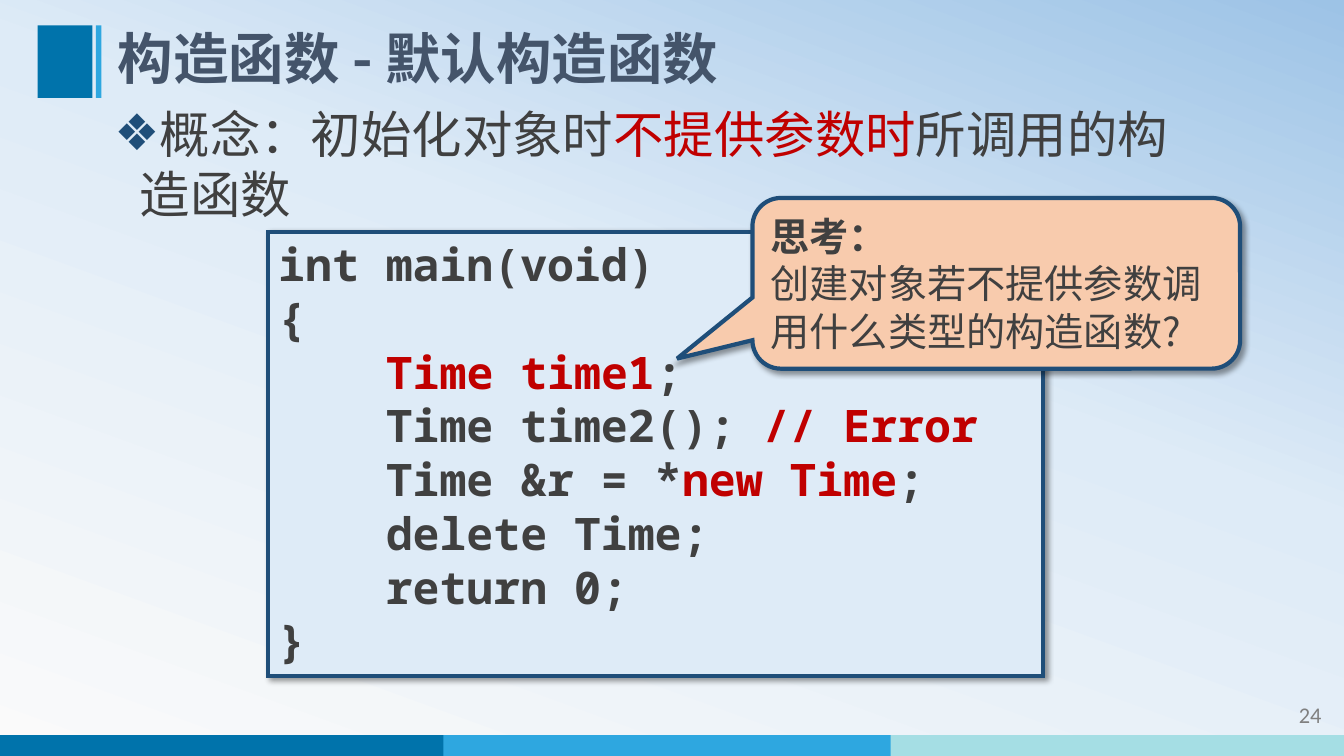
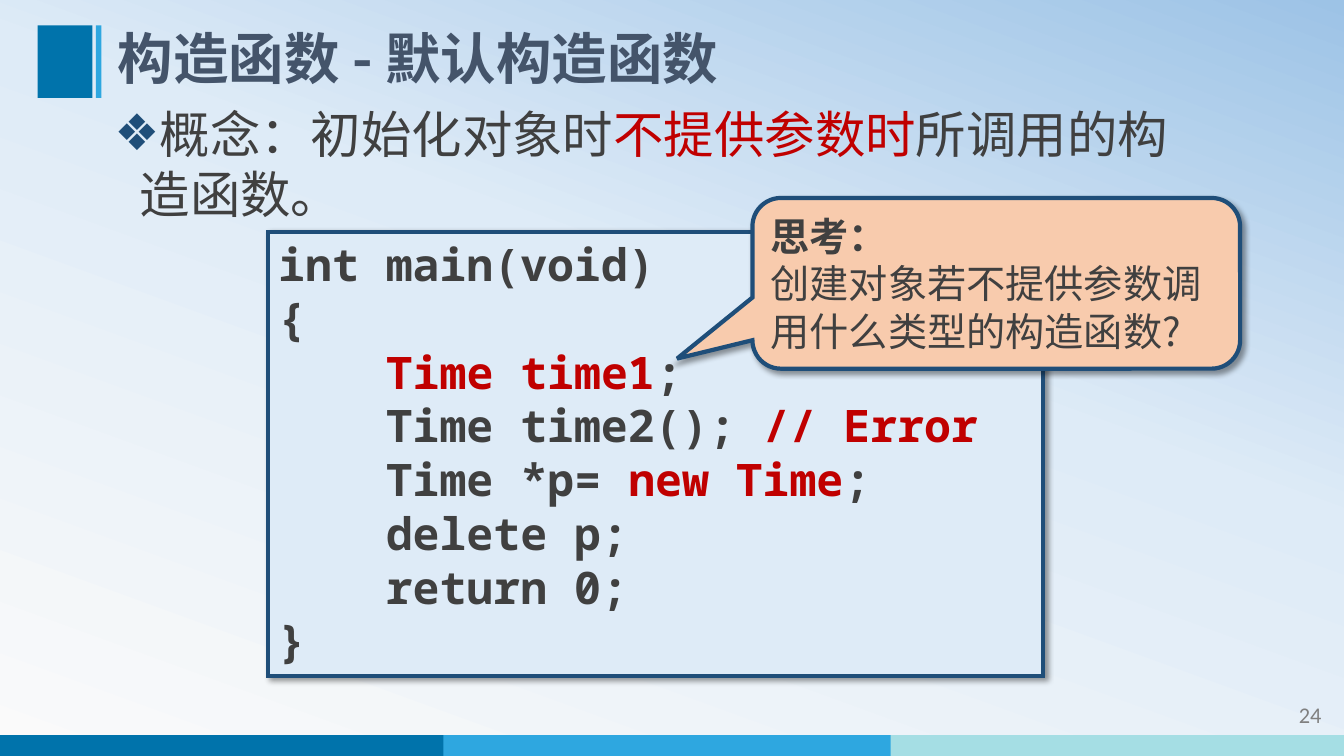
Before and after one commit to edu2act/course-cpp, a slide deck: slide 25 of materials/slides/ch03-class-and-object-up-3.pptx. Drawn at 1344x756 pixels with LibreOffice and Linux fonts; fonts in the diff are those of the drawing. Boxes give left, top, right and bottom in pixels: in the first picture for what was removed or moved away, otherwise in the second. Text is boxed around its words. In the diff, an @@ line names an element or a change of style, - is before the commit and + after.

```diff
--- a/materials/slides/ch03-class-and-object-up-3.pptx
+++ b/materials/slides/ch03-class-and-object-up-3.pptx
@@ text at (140,110,1168,217): text changed @@
-❖ 概念：初始化对象时不提供参数时所调用的构造函数
+❖ 概念：初始化对象时不提供参数时所调用的构造函数。
@@ text in rectangle at (386,407,977,561): text changed @@
-Time time2(); // Error
-Time &r = *new Time;
-delete Time;
+Time time2(); // Error
+Time *p= new Time;
+delete p;
```
Also in this commit, not shown: 16 other slides changed, 26 other files.
